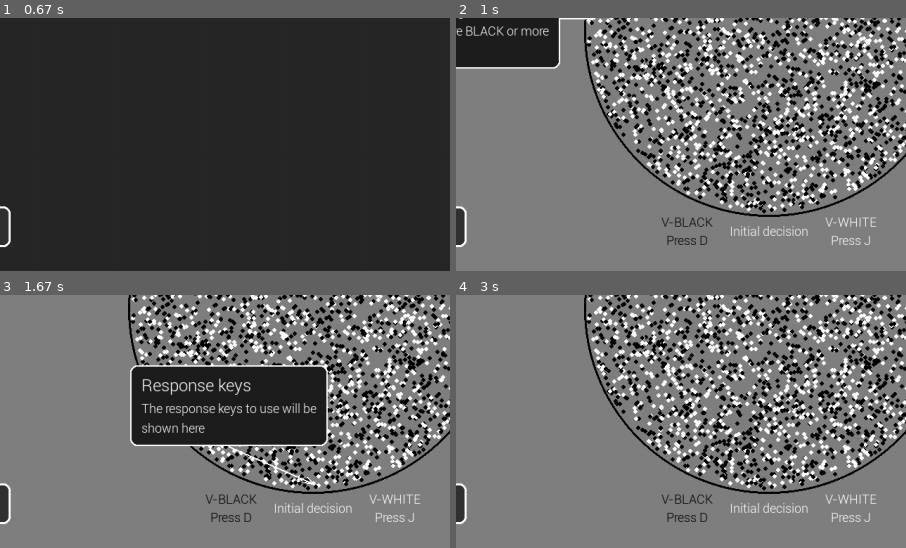
Above: before the commit, frames 1-4 (two rows, left to right).
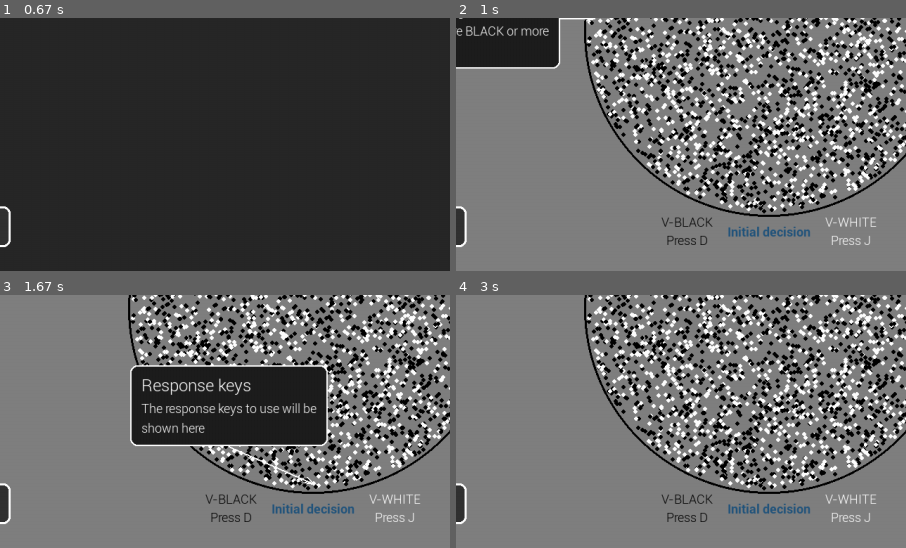
Above: after the commit, the same moments.

Repository: russell-j-boag/pygame_virus
Game: pygame game, started from python/instructions.py
Two runs of this game, one before a commit and one after it. Both use one fixed random seed, a clock stepped at 60 frames per second and the inputs below.
Inputs:
- Up to frame 1 (0.67 s): hold Right from 0.33 s (still down)
- Up to frame 2 (1 s): release Right at 0.8 s; click "NEXT" at 0.88 s
- Up to frame 3 (1.67 s): hold Right 1.17-1.63 s
- Up to frame 4 (3 s): hold Left 1.67-2.2 s; hold Right 2.23-2.63 s; hold Right from 2.67 s (still down)
The pictures show only the part of the screen within x 15-65%, y 50-100%; the shares and areas given below are measured in that part.

Frame 1 is identical in both runs. In frame 2, 0.5% of the frame differs, in the area x 60-79%, y 82-87%; in frame 3, 0.5%; in frame 4, 0.5%.

Commit message:
Style task phase labels

Diff:
--- a/python/capture_instruction_screenshots.py
+++ b/python/capture_instruction_screenshots.py
@@ -189,11 +189,15 @@
     random.seed(1234)
     initialize_instruction_metrics(width, height)
     fonts = load_instruction_fonts()
+    font_phase_label = instructions.load_font(
+        instructions.FONT_BOLD,
+        max(9, instructions.S(instructions.FONT_SMALL_BASE)),
+    )
     surface = pygame.Surface((width, height))
 
     written = []
     for slide_idx, slide in enumerate(instructions.SLIDES):
-        instructions.draw_slide(surface, *fonts, slide_idx)
+        instructions.draw_slide(surface, *fonts, slide_idx, font_phase_label=font_phase_label)
         out_path = output_dir / slide_filename(slide_idx, slide)
         pygame.image.save(surface, str(out_path))
         written.append(out_path)
--- a/python/instructions.py
+++ b/python/instructions.py
@@ -29,6 +29,7 @@
 WHITE = (255, 255, 255)
 LIGHT_GREY = (170, 170, 170)
 MASKED_AID_COLOR = BG_INSTRUCTIONS
+DECISION_PHASE_COLOR = (35, 85, 125)
 VBLACK = BLACK
 VWHITE = WHITE
 DISH_FILL = (128, 128, 128)   # neutral mid-grey (halfway between black/white)
@@ -557,6 +558,7 @@
     font_small,
     font_aid_label,
     font_aid,
+    font_phase_label=None,
 ):
     """
     Frozen example of a task trial for instruction slides.
@@ -597,6 +599,7 @@
         HEIGHT - S(80),
         key_black_name="D",
         key_white_name="J",
+        phase_font=font_phase_label,
     )
 
     return {
@@ -618,6 +621,7 @@
     font_aid_label,
     font_aid,
     callout=None,
+    font_phase_label=None,
 ):
     meta = draw_example_task_display(
         screen,
@@ -626,6 +630,7 @@
         font_small=font_small,
         font_aid_label=font_aid_label,
         font_aid=font_aid,
+        font_phase_label=font_phase_label,
     )
 
     callout_title_font = font_body
@@ -991,11 +996,21 @@
     return str(response)
 
 
-def draw_trial_prompt_stacked(screen, font_small, y_pos, key_black_name="D", key_white_name="J"):
+def draw_trial_prompt_stacked(
+    screen,
+    font_small,
+    y_pos,
+    key_black_name="D",
+    key_white_name="J",
+    phase_font=None,
+):
     """
     Bottom response prompt: D is fixed left and J is fixed right, while
     V-BLACK/V-WHITE meaning follows the participant-specific key mapping.
     """
+    if phase_font is None:
+        phase_font = load_font(FONT_BOLD, max(9, S(FONT_SMALL_BASE)))
+
     meaning_by_key = {
         key_black_name: "BLACK",
         key_white_name: "WHITE",
@@ -1016,7 +1031,7 @@
     rt_img = font_small.render(right_top, True, right_col)
     rb_img = font_small.render(right_bottom, True, right_col)
 
-    phase_w = font_small.size("Initial decision")[0]
+    phase_w = phase_font.size("Initial decision")[0]
     col_gap = max(S(160), phase_w + S(36))
     line_gap = max(1, S(4))
     left_w = max(lt_img.get_width(), lb_img.get_width())
@@ -1039,7 +1054,7 @@
         total_w,
         y_bottom + font_small.get_height() - y_top,
     )
-    phase_img = font_small.render("Initial decision", True, WHITE)
+    phase_img = phase_font.render("Initial decision", True, DECISION_PHASE_COLOR)
     screen.blit(phase_img, phase_img.get_rect(center=prompt_rect.center))
     return prompt_rect
 
@@ -1091,7 +1106,17 @@
 # -----------------------------
 # Slide drawing
 # -----------------------------
-def draw_slide(screen, font_title, font_body, font_button, font_small, font_aid_label, font_aid, slide_idx):
+def draw_slide(
+    screen,
+    font_title,
+    font_body,
+    font_button,
+    font_small,
+    font_aid_label,
+    font_aid,
+    slide_idx,
+    font_phase_label=None,
+):
     slide = SLIDES[slide_idx]
     kind = slide.get("kind", "text")
 
@@ -1139,6 +1164,7 @@
             font_aid_label=font_aid_label,
             font_aid=font_aid,
             callout=slide.get("callout"),
+            font_phase_label=font_phase_label,
         )
 
     elif kind == "automation_example":
@@ -1211,6 +1237,7 @@
     font_body = load_font(FONT_LIGHT, max(10, S(FONT_BODY_BASE)))
     font_button = load_font(FONT_LIGHT, max(10, S(FONT_BUTTON_BASE)))
     font_small = load_font(FONT_LIGHT, max(9, S(18)))
+    font_phase_label = load_font(FONT_BOLD, max(9, S(18)))
     font_aid_label = load_font(FONT_LIGHT, max(9, S(20)))
     font_aid = load_font(FONT_BOLD, max(10, S(32)))
 
@@ -1229,6 +1256,7 @@
             font_aid_label,
             font_aid,
             current_slide,
+            font_phase_label=font_phase_label,
         )
         pygame.display.flip()
 
--- a/python/virus_task.py
+++ b/python/virus_task.py
@@ -355,6 +355,7 @@
 LIGHT_GREY = (170, 170, 170)
 DARK_GREY = (60, 60, 60)
 MASKED_AID_COLOR = (35, 85, 125)
+DECISION_PHASE_COLOR = MASKED_AID_COLOR
 FIX_COLOR = LIGHT_GREY      # fixation cross colour
 
 # V-BLACK cell colour
@@ -2163,9 +2164,11 @@
     return "Final decision?" if initial_response in ("BLACK", "WHITE") else "Initial decision"
 
 
-def response_key_prompt_rect(font, y_pos=None, key_black_name="D", key_white_name="J"):
+def response_key_prompt_rect(font, y_pos=None, key_black_name="D", key_white_name="J", phase_font=None):
     if y_pos is None:
         y_pos = HEIGHT - S(80)
+    if phase_font is None:
+        phase_font = load_font(FONT_BOLD, max(9, S(FONT_SMALL_BASE)))
 
     meaning_by_key = {
         key_black_name: "BLACK",
@@ -2180,7 +2183,7 @@
     left_bottom = "Press D"
     right_bottom = "Press J"
 
-    phase_w = max(font.size("Initial decision")[0], font.size("Final decision?")[0])
+    phase_w = max(phase_font.size("Initial decision")[0], phase_font.size("Final decision?")[0])
     col_gap = max(S(160), phase_w + S(36))
     line_gap = max(1, S(4))
     left_w = max(font.size(left_top)[0], font.size(left_bottom)[0])
@@ -2195,22 +2198,34 @@
     )
 
 
-def draw_bottom_phase_label(screen, font, label, y_pos=None, key_black_name="D", key_white_name="J"):
-    prompt_rect = response_key_prompt_rect(font, y_pos, key_black_name, key_white_name)
-    label_img = font.render(label, True, WHITE)
+def draw_bottom_phase_label(
+    screen,
+    font,
+    label,
+    y_pos=None,
+    key_black_name="D",
+    key_white_name="J",
+    phase_font=None,
+):
+    if phase_font is None:
+        phase_font = load_font(FONT_BOLD, max(9, S(FONT_SMALL_BASE)))
+    prompt_rect = response_key_prompt_rect(font, y_pos, key_black_name, key_white_name, phase_font)
+    label_img = phase_font.render(label, True, DECISION_PHASE_COLOR)
     label_rect = label_img.get_rect(center=prompt_rect.center)
     screen.blit(label_img, label_rect)
     return label_rect
 
 
 def draw_trial_prompt_stacked(screen, font_small, y_pos=None, key_black_name="D",
-                              key_white_name="J", initial_response=None):
+                              key_white_name="J", initial_response=None, phase_font=None):
     """
     Bottom response prompt: D is fixed left and J is fixed right, while
     V-BLACK/V-WHITE meaning follows the participant-specific key mapping.
     """
     if y_pos is None:
         y_pos = HEIGHT - S(80)
+    if phase_font is None:
+        phase_font = load_font(FONT_BOLD, max(9, S(FONT_SMALL_BASE)))
 
     meaning_by_key = {
         key_black_name: "BLACK",
@@ -2232,7 +2247,7 @@
     rt_img = font_small.render(right_top, True, right_col)
     rb_img = font_small.render(right_bottom, True, right_col)
 
-    phase_w = font_small.size(decision_phase_label(initial_response))[0]
+    phase_w = phase_font.size(decision_phase_label(initial_response))[0]
     col_gap = max(S(160), phase_w + S(36))
     line_gap = max(1, S(4))
     left_w = max(lt_img.get_width(), lb_img.get_width())
@@ -2255,7 +2270,7 @@
         total_w,
         y_bottom + font_small.get_height() - y_top,
     )
-    phase_img = font_small.render(decision_phase_label(initial_response), True, WHITE)
+    phase_img = phase_font.render(decision_phase_label(initial_response), True, DECISION_PHASE_COLOR)
     screen.blit(phase_img, phase_img.get_rect(center=prompt_rect.center))
     return prompt_rect
 
@@ -2515,6 +2530,7 @@
         "body": load_font(FONT_LIGHT, max(10, S(FONT_BODY_BASE))),
         "body_bold": load_font(FONT_BOLD, max(10, S(FONT_BODY_BASE))),
         "small": load_font(FONT_LIGHT, max(9, S(FONT_SMALL_BASE))),
+        "phase_label": load_font(FONT_BOLD, max(9, S(FONT_SMALL_BASE))),
         "aid_label": load_font(FONT_LIGHT, max(9, S(FONT_AID_LABEL_BASE))),
         "aid": load_font(FONT_BOLD, max(10, S(FONT_AID_BASE))),
     }
@@ -2723,6 +2739,7 @@
         key_black_name=key_names["black"],
         key_white_name=key_names["white"],
         initial_response=initial_response,
+        phase_font=fonts["phase_label"],
     )
 
     if aid_payload["mode"] == "automation":
@@ -2796,6 +2813,7 @@
             key_black_name=key_names["black"],
             key_white_name=key_names["white"],
             initial_response=initial_response,
+            phase_font=fonts["phase_label"],
         )
     elif phase_label:
         draw_bottom_phase_label(
@@ -2804,6 +2822,7 @@
             phase_label,
             key_black_name=key_names["black"],
             key_white_name=key_names["white"],
+            phase_font=fonts["phase_label"],
         )
 
 
@@ -2831,6 +2850,7 @@
             key_black_name=key_names["black"],
             key_white_name=key_names["white"],
             initial_response=initial_response,
+            phase_font=fonts["phase_label"],
         )
     elif phase_label:
         draw_bottom_phase_label(
@@ -2839,6 +2859,7 @@
             phase_label,
             key_black_name=key_names["black"],
             key_white_name=key_names["white"],
+            phase_font=fonts["phase_label"],
         )
 
 
Not shown, changed: pygame_virus_aid_onset_task_source.zip
